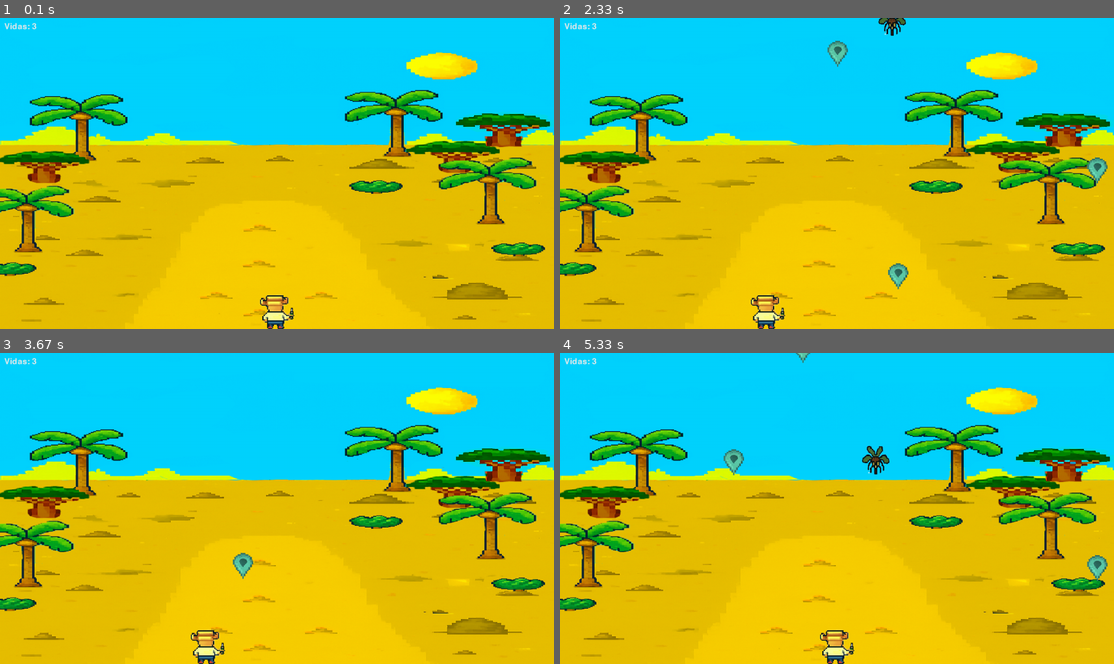
Above: before the commit, frames 1-4 (two rows, left to right).
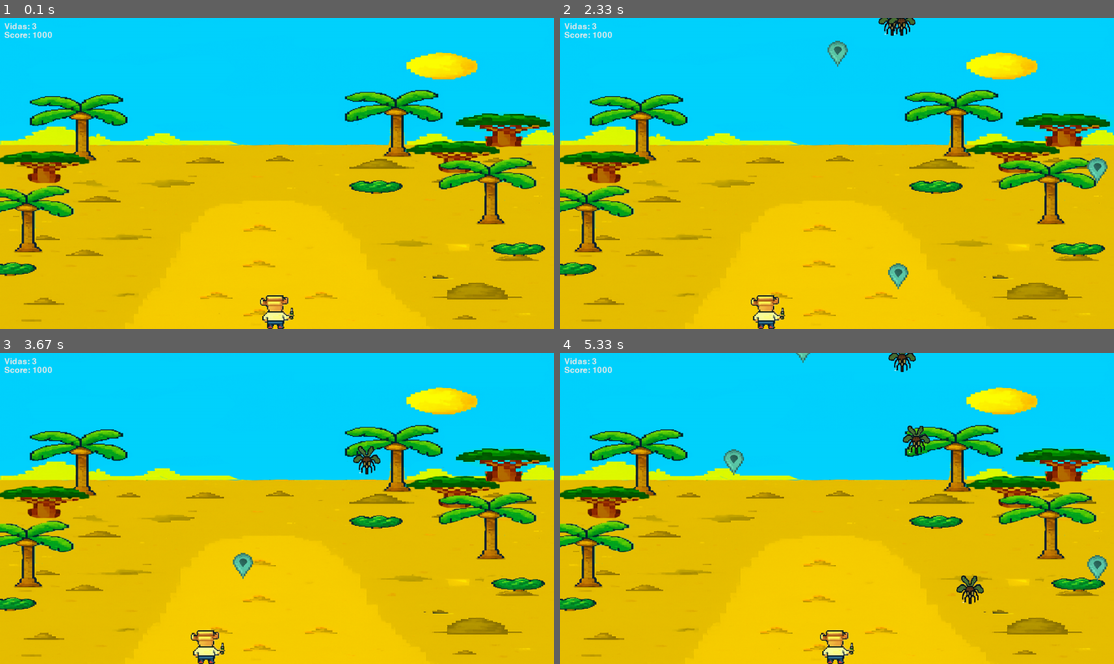
Above: after the commit, the same moments.

Repository: sebasmujica/ZP-PENGU
Game: pygame game, started from main.py
Same seed, same stepped clock (60 frames per second), same inputs: the game is played once before the commit and once after it.
Inputs:
- Up to frame 1 (0.1 s): no input
- Up to frame 2 (2.33 s): tap Space at 0.33, 0.73, 1.03, 1.23, 1.53, 1.73, 2.03, 2.3 s; hold D 0.67-1.13 s; hold D 1.17-1.63 s; hold A 1.67-2.2 s; hold A from 2.23 s (still down)
- Up to frame 3 (3.67 s): tap Space at 2.6, 2.73, 3.03, 3.4 s; release A at 2.63 s; hold D 2.67-3.3 s; hold A from 3.33 s (still down)
- Up to frame 4 (5.33 s): tap Space at 3.7, 3.9, 4.2, 4.4, 4.7, 4.9, 5.2 s; release A at 3.8 s; hold D 3.83-4.3 s; hold D 4.33-4.8 s; hold A from 4.83 s (still down)

The runs differ from the first frame. In frame 1, 0.1% of the frame differs, in the area x 0-10%, y 4-7%; in frame 2, 0.3%; in frame 3, 0.4%; in frame 4, 1.1%, in the area x 0-77%, y 0-81%.

Commit message:
se añadio el score

Diff:
--- a/main.py
+++ b/main.py
@@ -25,8 +25,12 @@
 grupo_mosquito = pygame.sprite.Group()
 
 # Evento que se dispara cada 2 segundo
+spaw_mosquito_time = 2000
 SPAWN_MOSQUITO = pygame.USEREVENT + 1 #EL +1 es para darle un ID unico al evento
-pygame.time.set_timer(SPAWN_MOSQUITO, 2000)
+pygame.time.set_timer(SPAWN_MOSQUITO, spaw_mosquito_time)
+
+AUMENTAR_SPAWN_TIME = pygame.USEREVENT + 4
+pygame.time.set_timer(AUMENTAR_SPAWN_TIME,15000)
 
 grupo_explosion = pygame.sprite.Group()
 
@@ -44,6 +48,13 @@
     txt = fuente.render(f"Vidas: {vidas}", True, (235, 235, 235))
     surface.blit(txt, (10, 10))
 
+def dibujar_score(surface, score):
+    fuente = pygame.font.SysFont(None, 28)
+    txt = fuente.render(f"Score: {score}", True, (235,235,235))
+    surface.blit(txt, (10, 30))
+
+score = 1000
+
 while running:
 
     for event in pygame.event.get():
@@ -53,13 +64,20 @@
             running = False
         elif event.type == SPAWN_MOSQUITO:
             mosquito = Mosquito()
-            grupo_mosquito.add(mosquito)
+            mosquito_2 = Mosquito()
+            grupo_mosquito.add(mosquito,mosquito_2)
         elif event.type ==  SPAWN_AVION:
             avion = Avion()
             grupo_avion.add(avion)
         elif event.type == SPAWN_AVION_IAE:
             avion = Avion_IAE()
             grupo_avion.add(avion)
+        elif event.type == AUMENTAR_SPAWN_TIME:
+            if spaw_mosquito_time > 0:
+                spaw_mosquito_time -= 200
+            else:
+                spaw_mosquito_time = 1500
+            print(spaw_mosquito_time)
 
 
     #Updating
@@ -83,9 +101,13 @@
         hit = pygame.sprite.spritecollide(j, grupo_mosquito, True, collided=pygame.sprite.collide_mask)
         if hit and not j.esta_invensible():
             j.recibir_daño()
-    if j and j.vidas <= 0:
+    if j and j.vidas <= 0 or score <= 0:
         running = False
 
+    for mosquito in grupo_mosquito:
+        if mosquito.rect.top > ALTO_PANTALLA:
+            score -= 50
+            mosquito.kill()
 
     #Dibujar
     screen.blit(fondo,(0,0))
@@ -103,6 +125,7 @@
 
     if j:
         dibujar_vidas(screen,j.vidas)
+        dibujar_score(screen,score)
 
 
     pygame.display.flip()
